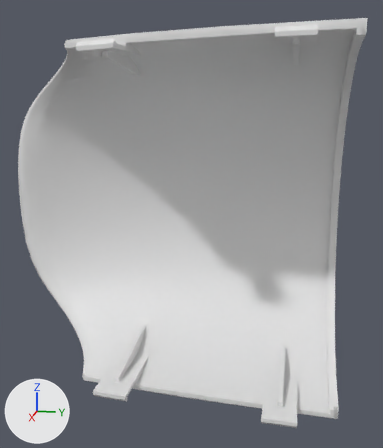
A saved change to the OBJ model dyna_taku/assets/meshes/right_elbow_link_surface_1.obj.
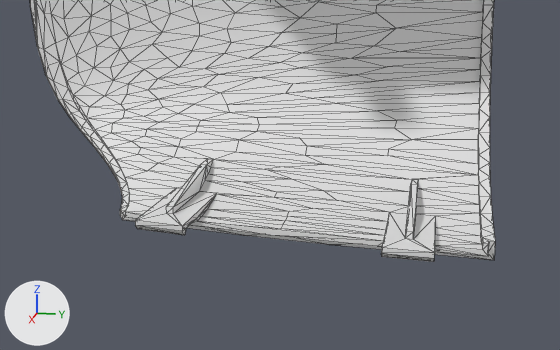
Old and new are each drawn whole from a 50 mm camera at (0.1338, 0.1138, 0.0379) aimed at (-0.0342, 0.0802, -0.0041) and again close up from a 50 mm camera at (0.1429, 0.1157, -0.0018) aimed at (-0.013, 0.0845, -0.0407). Every picture has the same lights, and +X, +Y and +Z are marked at lower left. The first two pictures are the older version. The close-ups show mesh edges as thin lines. Where no turn or scale is listed for an object, it has been applied to the vertices. Vertices at exactly the same position are counted once.

The first close-up shows 'right_elbow_link_surface_1'.
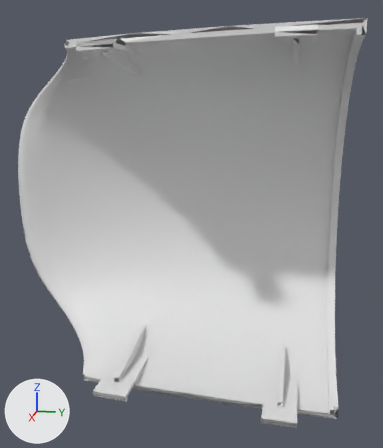
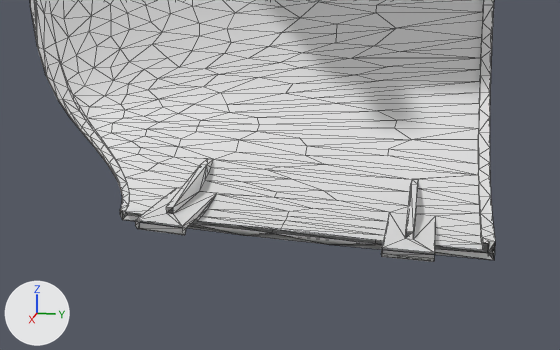
Boxes (x1, y1, x2, y2) around the edits, measured in the close-ups (560 x 350 px):
part 1 of me_right_elbow_link_surface_1, deleted
    before: (120, 207, 495, 260)

The change, as a diff of the scene's bpy script:
```diff
--- a/dyna_taku/assets/meshes/right_elbow_link_surface_1.obj.py
+++ b/dyna_taku/assets/meshes/right_elbow_link_surface_1.obj.py
@@ me_right_elbow_link_surface_1 @@
 # used by ob_right_elbow_link_surface_1; location = (0.0, 0.0, 0.0)
-me_right_elbow_link_surface_1.from_pydata(...)  # 1173 vertices, 2342 faces; spans x -0.0662..0.0, y 0.0103..0.129, z -0.056..0.056
+me_right_elbow_link_surface_1.from_pydata(...)  # 1170 vertices, 2270 faces; spans x -0.0662..0.0, y 0.0103..0.129, z -0.056..0.056
+# me_right_elbow_link_surface_1 part 1
+# 3 vertices are removed from x -0.01, y 0.0647..0.1055, z -0.0541..-0.0521
+# 42 faces are deleted
+# other edits to the shape of me_right_elbow_link_surface_1 do not show in these pictures
```
